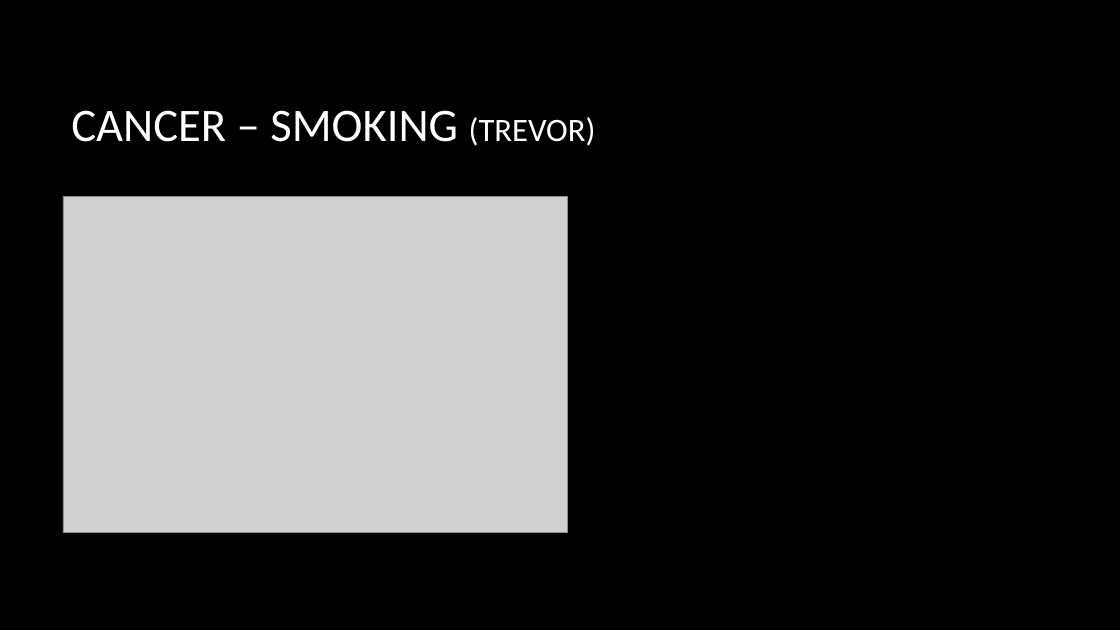
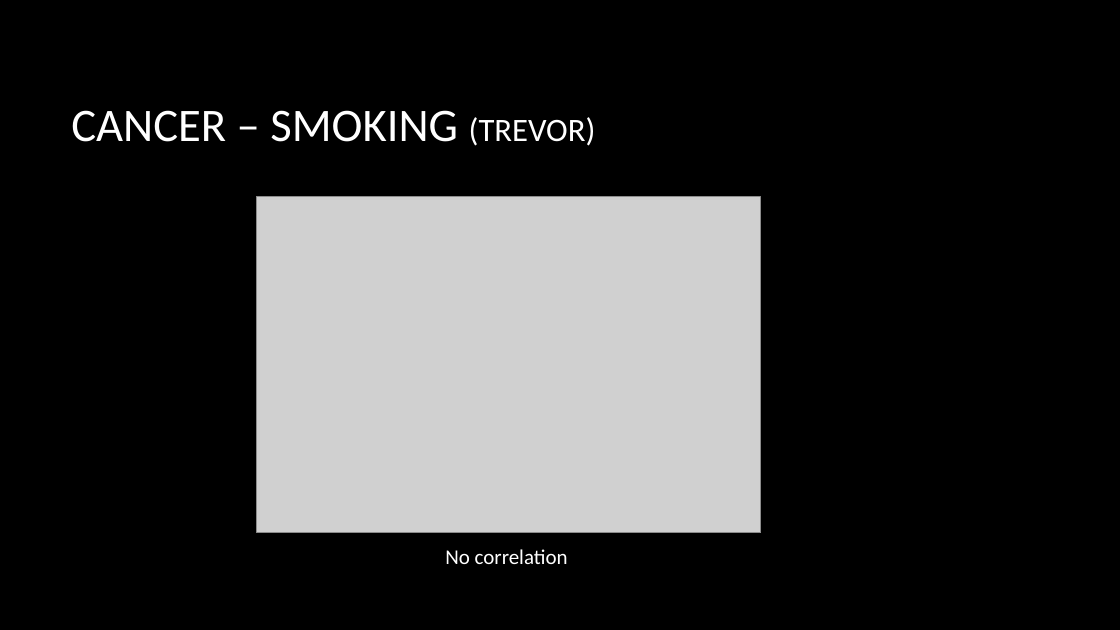
Before and after one commit to Phantogram/Project-BTTV, a slide deck: slide 11 of Project_One_BTTV.pptx. Drawn at 1120x630 pixels with LibreOffice and Linux fonts; fonts in the diff are those of the drawing; grey boxes stand for pictures; background and template pictures are left out. Boxes give left, top, right and bottom in pixels: in the first picture for what was removed or moved away, otherwise in the second. Text is boxed around its words. In the diff, an @@ line names an element or a change of style, - is before the commit and + after.

Commit message:
Trevor Changes

```diff
--- a/Project_One_BTTV.pptx
+++ b/Project_One_BTTV.pptx
@@ picture moved from (x1=63, y1=197, x2=567, y2=533) to (x1=257, y1=197, x2=761, y2=533) @@
@@ text added at (x1=445, y1=549, x2=568, y2=564), 18 pt, text #FFFFFF @@
+No correlation
```
